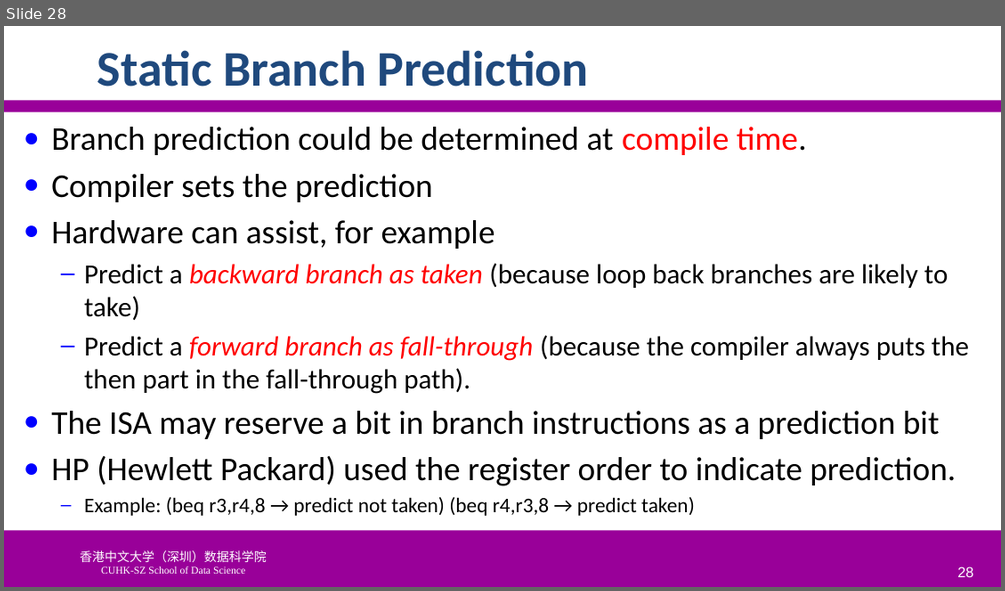
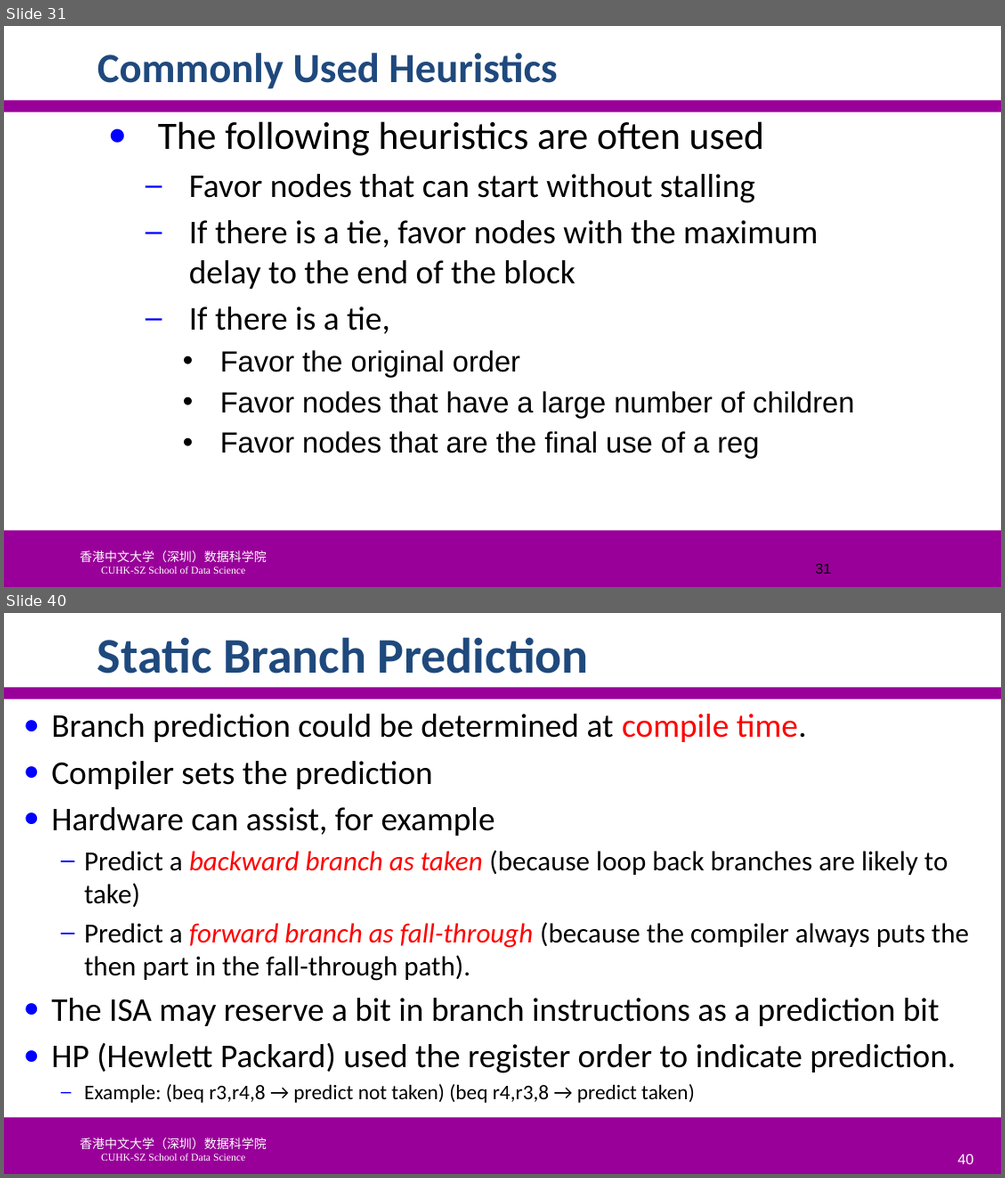
Before and after one commit to SUNCHAOYI923/CMU_CSAPP, a slide deck: slide/CA3060-4-Hazards.pptx. Shown one above the other, each under a label of ours: slide 28 before the commit, slides 31 and 40 after it; the slides between them are not shown. The pictures are 1005x591 and 1005x1178 pixels, drawn with LibreOffice and Linux fonts; fonts in the diff are those of the drawing; background and template pictures are left out. Boxes give left, top, right and bottom in pixels: in the first picture for what was removed or moved away, otherwise in the second. Text is boxed around its words. In the diff, an @@ line names an element or a change of style, - is before the commit and + after.

```diff
--- a/slide/CA3060-4-Hazards.pptx
+++ b/slide/CA3060-4-Hazards.pptx
@@ slide 31 added at box(4, 26, 1001, 587), background #FFFFFF; not listed: 3 template elements that a slide beside it also shows @@
@@ title added at box(97, 53, 557, 89), 40 pt, text #1F497D, bold @@
+Commonly Used Heuristics
@@ text added at box(158, 121, 854, 458), 32 pt, text #000000 @@
+● The following heuristics are often used
+  – Favor nodes that can start without stalling
+  – If there is a tie, favor nodes with the maximum delay to the end of the block
+  – If there is a tie,
+    • Favor the original order
+    • Favor nodes that have a large number of children
+    • Favor nodes that are the final use of a reg
@@ page number added at box(815, 563, 831, 573), 14 pt, text #000000 @@
+31
@@ what was slide 28 is now slide 40 @@
@@ page number at box(957, 1153, 973, 1164): text changed @@
-28
+40
```
Also in this commit, not shown: 8 slides changed, 17 other slides added, 5 slides removed, 5 other files.
